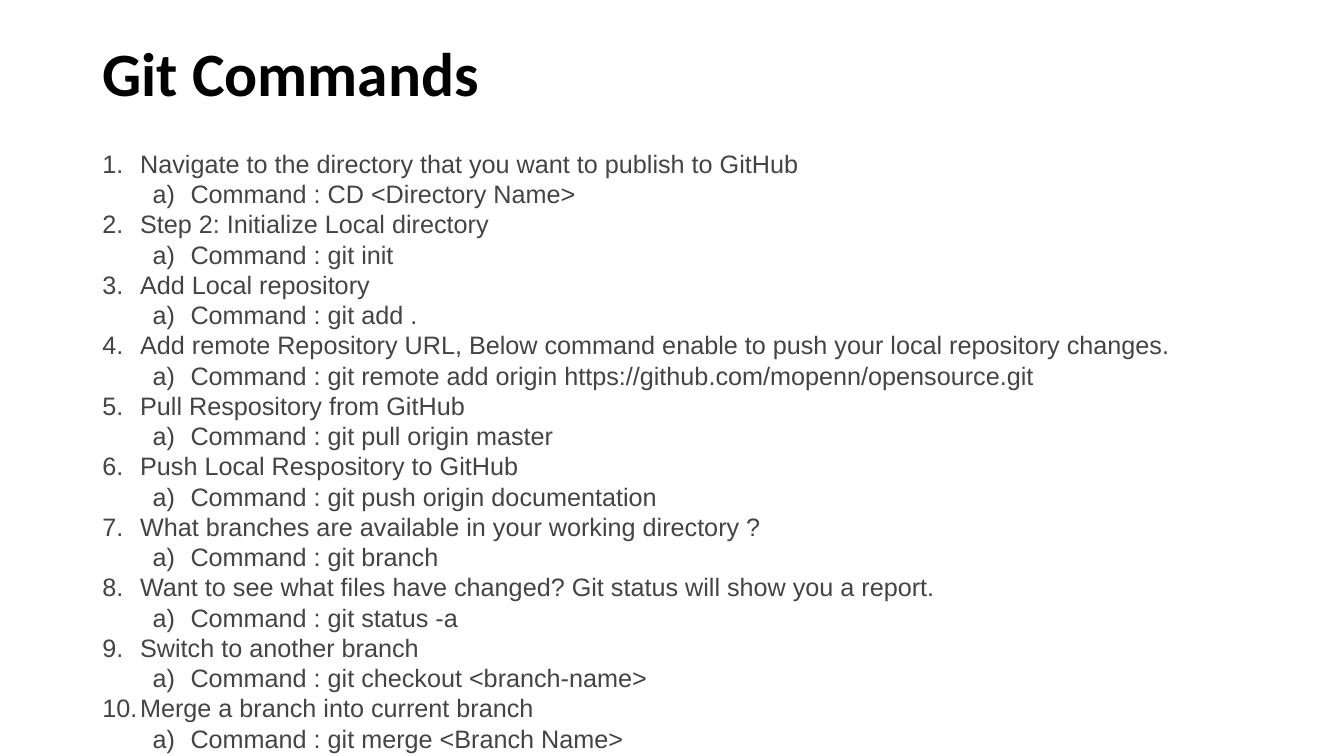
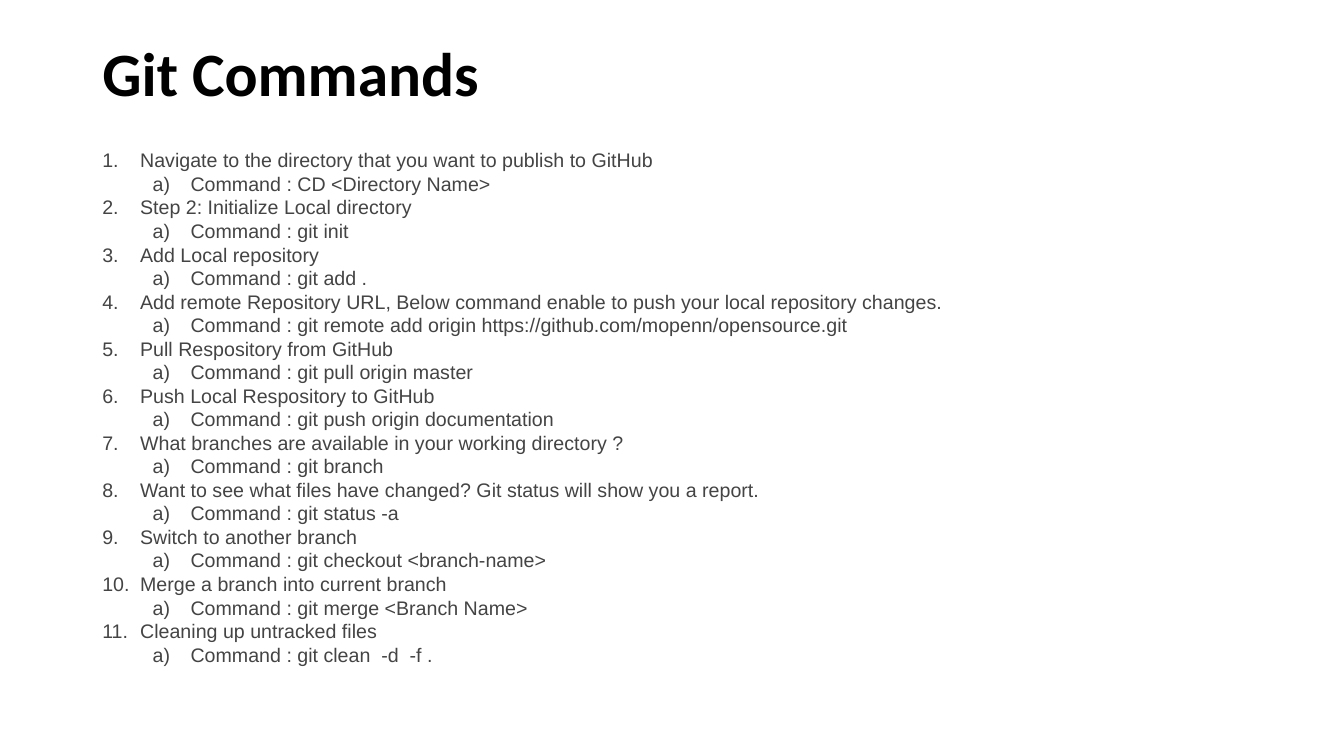
Before and after one commit to mopenn/opensource, a slide deck: slide 6 of GitHub/Github Tutorial for Beginners.pptx. Drawn at 1344x756 pixels with LibreOffice and Linux fonts; fonts in the diff are those of the drawing. Boxes give left, top, right and bottom in pixels: in the first picture for what was removed or moved away, otherwise in the second. Text is boxed around its words. In the diff, an @@ line names an element or a change of style, - is before the commit and + after.

Commit message:
added git clean command to the ppt

```diff
--- a/GitHub/Github Tutorial for Beginners.pptx
+++ b/GitHub/Github Tutorial for Beginners.pptx
@@ text at (140, 152, 942, 619): size 18 to 14 pt @@
@@ text at (140, 623, 422, 666): paragraphs added @@
+11. Cleaning up untracked files
+  a) Command : git clean -d -f .
```
Also in this commit, not shown: 3 other files.
